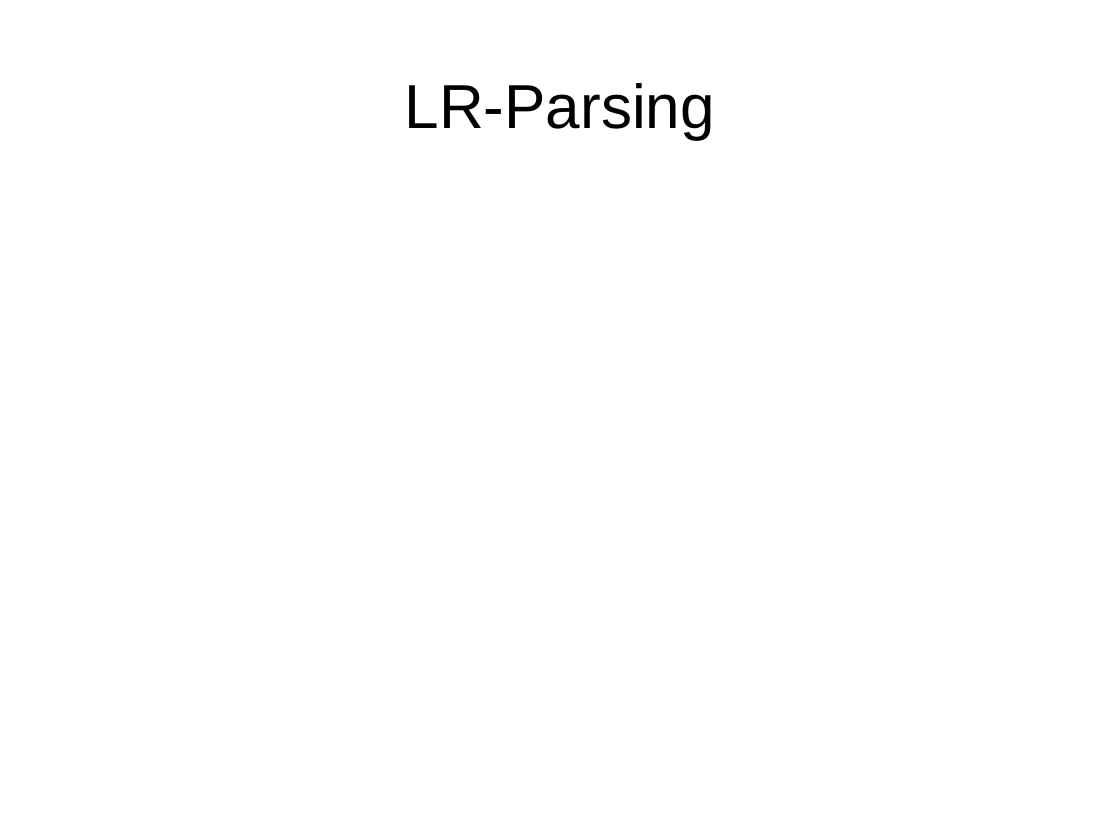
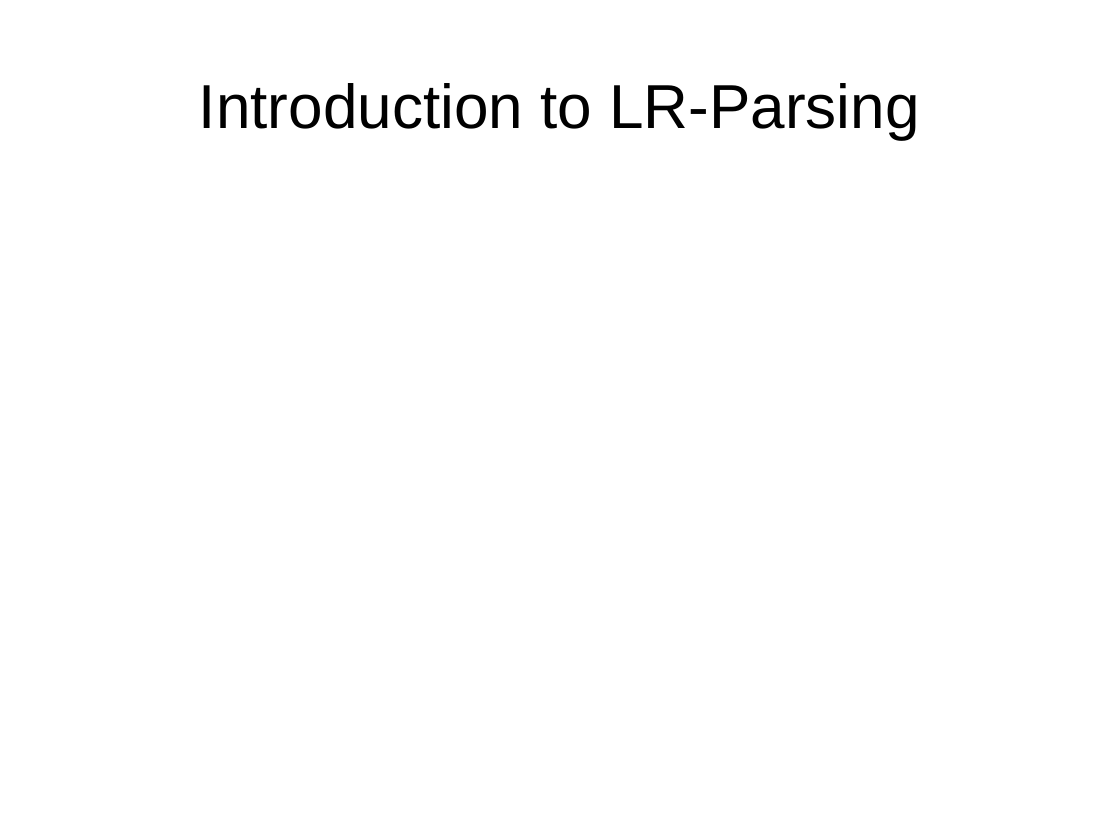
Before and after one commit to abreslav-from-google-code/abreslav, a slide deck: slide 24 of work/PL_Seminar/breslav_abstract_parsing.odp (slide 22 before the commit). Drawn at 1120x840 pixels with LibreOffice and Linux fonts; fonts in the diff are those of the drawing. Boxes give left, top, right and bottom in pixels: in the first picture for what was removed or moved away, otherwise in the second. Text is boxed around its words. In the diff, an @@ line names an element or a change of style, - is before the commit and + after.

Commit message:
parsing started

```diff
--- a/work/PL_Seminar/breslav_abstract_parsing.odp
+++ b/work/PL_Seminar/breslav_abstract_parsing.odp
@@ title at box(199, 83, 919, 139): text changed @@
-LR-Parsing
+Introduction to LR-Parsing
```
Also in this commit, not shown: 1 other slide changed, 2 slides added, 1 slide removed.
